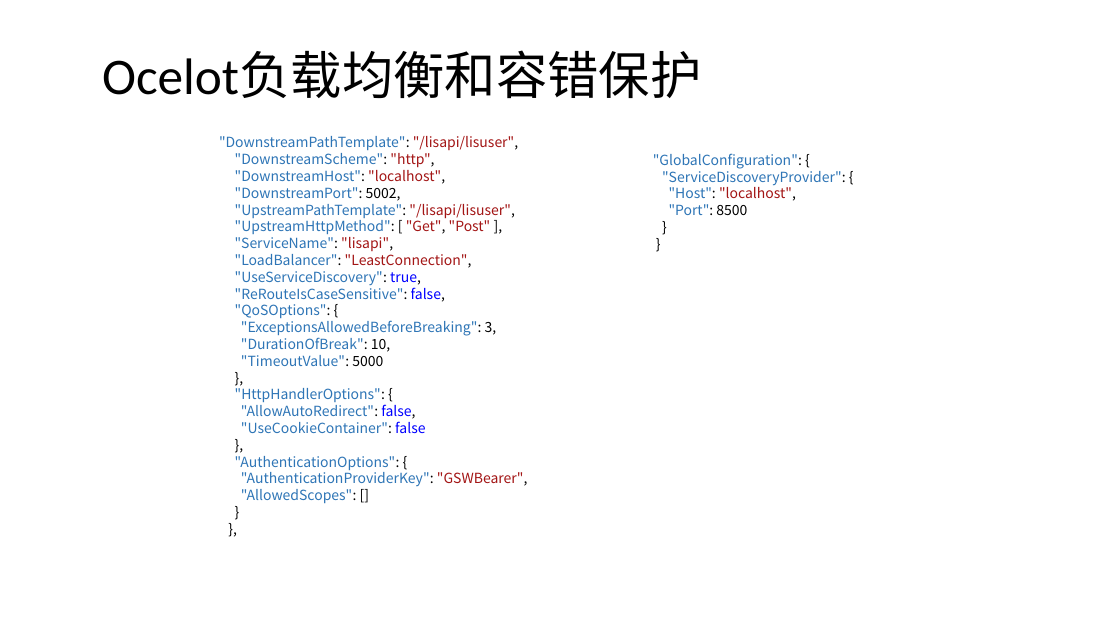
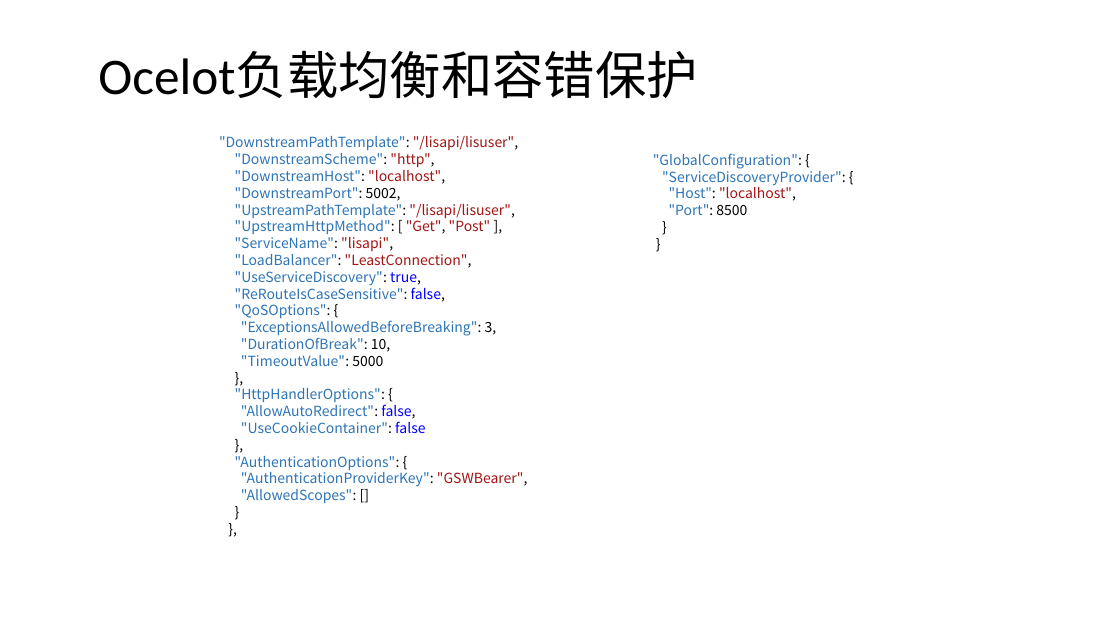
Before and after one commit to axzxs2001/HisMicroserviceSample, a slide deck: slide 33 of HisMicroserviceSample/Doc/基于.net core微服务.pptx (slide 31 before the commit). Drawn at 1120x630 pixels with LibreOffice and Linux fonts; fonts in the diff are those of the drawing; background and template pictures are left out. Boxes give left, top, right and bottom in pixels: in the first picture for what was removed or moved away, otherwise in the second. Text is boxed around its words. In the diff, an @@ line names an element or a change of style, - is before the commit and + after.

```diff
--- a/HisMicroserviceSample/Doc/基于.net core微服务.pptx
+++ b/HisMicroserviceSample/Doc/基于.net core微服务.pptx
@@ title "Ocelot负载均衡和容错保护": place and size @@
-title "Ocelot负载均衡和容错保护" at bbox=[102, 52, 701, 98]
+title "Ocelot负载均衡和容错保护" at bbox=[98, 52, 697, 98]
```
Also in this commit, not shown: 2 other slides changed, 4 slides added, 1 slide removed, 4 other files.
